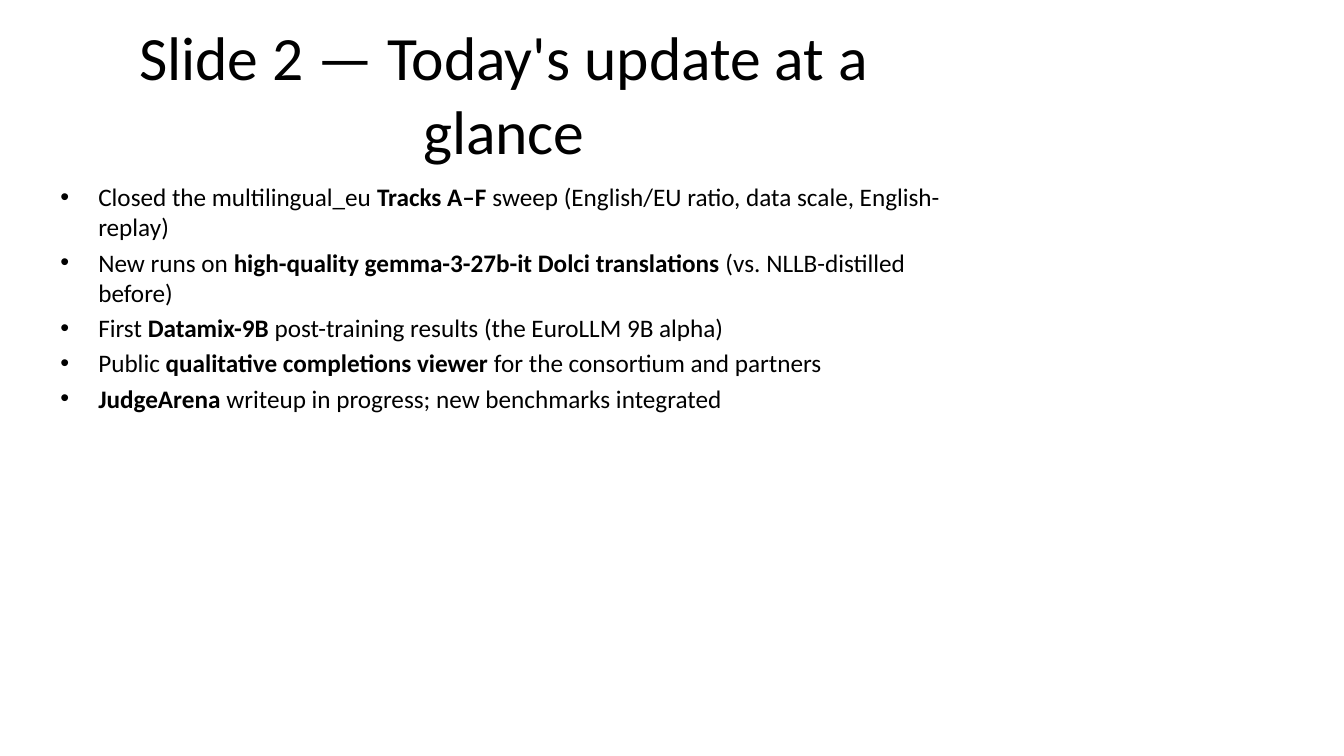
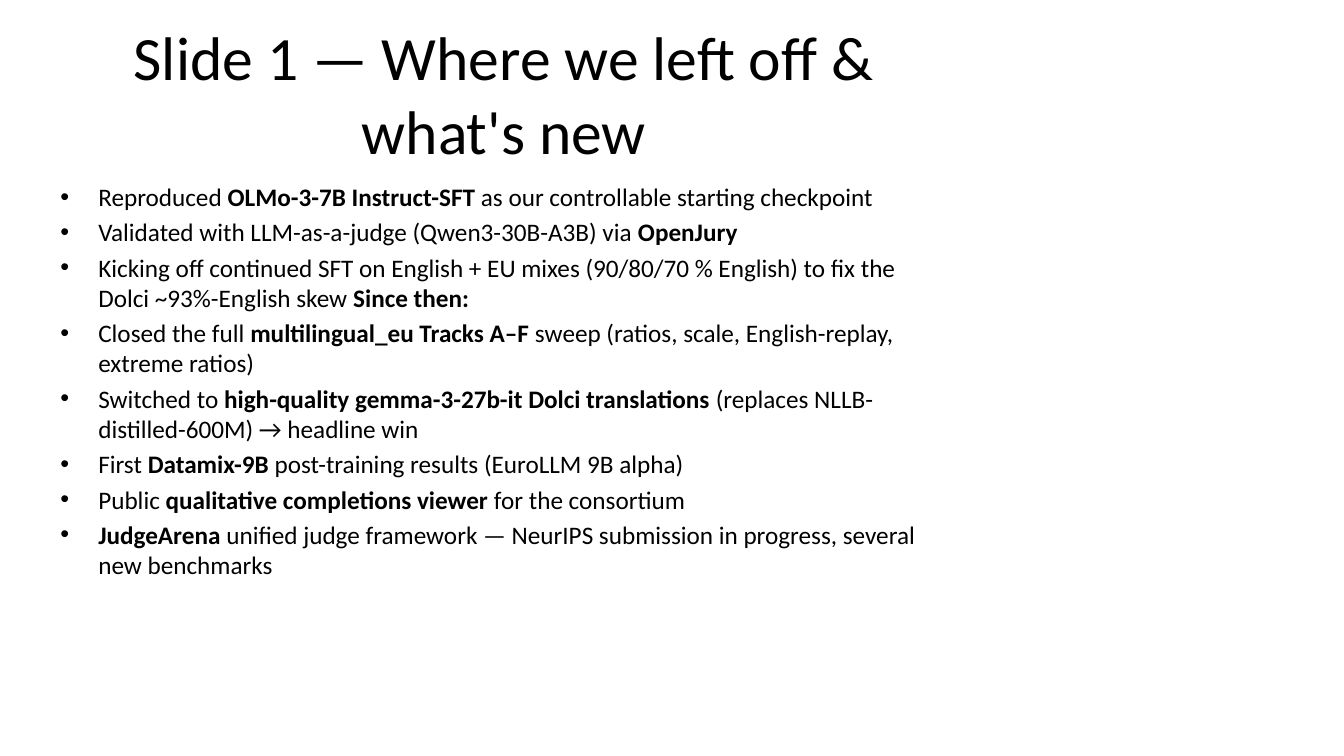
Before and after one commit to ferreirafabio/open-instruct, a slide deck: slide 2 of oellm/meetings/llms4eu_wp4/2026-04-28.pptx (slide 3 before the commit). Drawn at 1344x756 pixels with LibreOffice and Linux fonts; fonts in the diff are those of the drawing. Boxes give left, top, right and bottom in pixels: in the first picture for what was removed or moved away, otherwise in the second. Text is boxed around its words. In the diff, an @@ line names an element or a change of style, - is before the commit and + after.

```diff
--- a/oellm/meetings/llms4eu_wp4/2026-04-28.pptx
+++ b/oellm/meetings/llms4eu_wp4/2026-04-28.pptx
@@ title at bbox=[134, 37, 817, 155]: text changed @@
-Slide 2 — Today's update at a glance
+Slide 1 — Where we left off & what's new
@@ text at bbox=[98, 188, 915, 575]: text changed @@
-• Closed the multilingual_eu Tracks A–F sweep (English/EU ratio, data scale, English-replay)
-• New runs on high-quality gemma-3-27b-it Dolci translations (vs. NLLB-distilled before)
-• First Datamix-9B post-training results (the EuroLLM 9B alpha)
-• Public qualitative completions viewer for the consortium and partners
-• JudgeArena writeup in progress; new benchmarks integrated
+• Reproduced OLMo-3-7B Instruct-SFT as our controllable starting checkpoint
+• Validated with LLM-as-a-judge (Qwen3-30B-A3B) via OpenJury
+• Kicking off continued SFT on English + EU mixes (90/80/70 % English) to fix the Dolci ~93%-English skew Since then:
+• Closed the full multilingual_eu Tracks A–F sweep (ratios, scale, English-replay, extreme ratios)
+• Switched to high-quality gemma-3-27b-it Dolci translations (replaces NLLB-distilled-600M) → headline win
+• First Datamix-9B post-training results (EuroLLM 9B alpha)
+• Public qualitative completions viewer for the consortium
+• JudgeArena unified judge framework — NeurIPS submission in progress, several new benchmarks
```
Also in this commit, not shown: 5 other slides changed, 1 slide removed, 1 other file.
